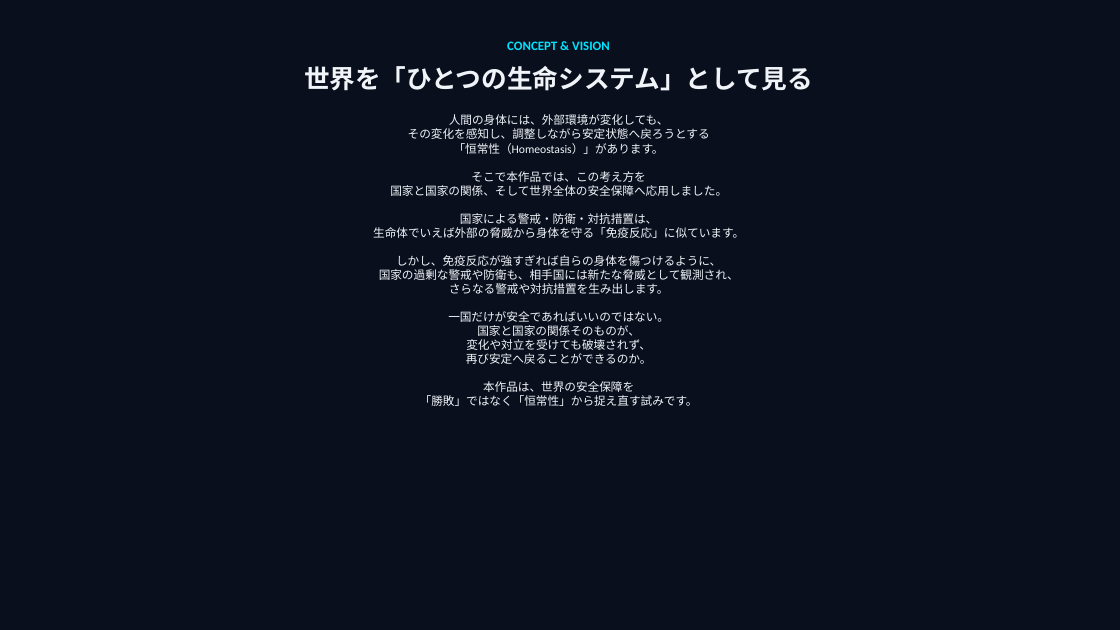
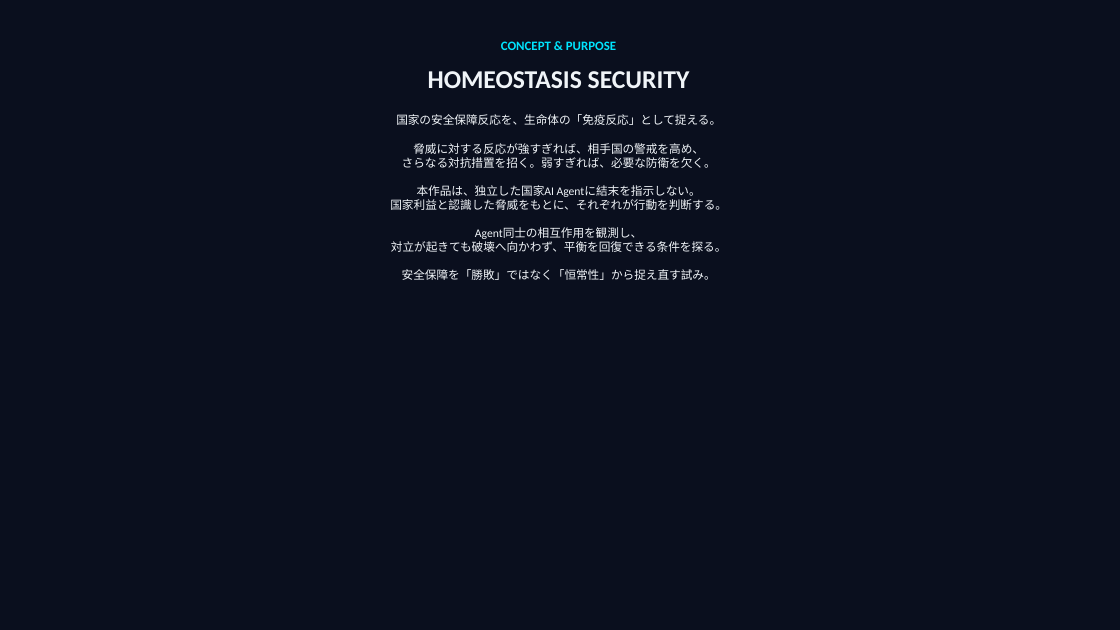
Before and after one commit to ryoryo3888/homeostasis-security, a slide deck: slide 1 of homeostasis_security_presentation(2).pptx. Drawn at 1120x630 pixels with LibreOffice and Linux fonts; fonts in the diff are those of the drawing. Boxes give left, top, right and bottom in pixels: in the first picture for what was removed or moved away, otherwise in the second. Text is boxed around its words. In the diff, an @@ line names an element or a change of style, - is before the commit and + after.

```diff
--- a/homeostasis_security_presentation(2).pptx
+++ b/homeostasis_security_presentation(2).pptx
@@ text at <box>501,41,616,50</box>: text changed @@
-CONCEPT & VISION
+CONCEPT & PURPOSE
@@ text at <box>428,71,690,88</box>: text changed @@
-世界を「ひとつの生命システム」として見る
+HOMEOSTASIS SECURITY
@@ text at <box>390,114,727,280</box>: text changed @@
-人間の身体には、外部環境が変化しても、
-その変化を感知し、調整しながら安定状態へ戻ろうとする
-「恒常性（Homeostasis）」があります。
-そこで本作品では、この考え方を
-国家と国家の関係、そして世界全体の安全保障へ応用しました。
-国家による警戒・防衛・対抗措置は、
-生命体でいえば外部の脅威から身体を守る「免疫反応」に似ています。
-しかし、免疫反応が強すぎれば自らの身体を傷つけるように、
-国家の過剰な警戒や防衛も、相手国には新たな脅威として観測され、
-さらなる警戒や対抗措置を生み出します。
-一国だけが安全であればいいのではない。
-国家と国家の関係そのものが、
-変化や対立を受けても破壊されず、
-再び安定へ戻ることができるのか。
-本作品は、世界の安全保障を
-「勝敗」ではなく「恒常性」から捉え直す試みです。
+国家の安全保障反応を、生命体の「免疫反応」として捉える。
+脅威に対する反応が強すぎれば、相手国の警戒を高め、
+さらなる対抗措置を招く。弱すぎれば、必要な防衛を欠く。
+本作品は、独立した国家AI Agentに結末を指示しない。
+国家利益と認識した脅威をもとに、それぞれが行動を判断する。
+Agent同士の相互作用を観測し、
+対立が起きても破壊へ向かわず、平衡を回復できる条件を探る。
+安全保障を「勝敗」ではなく「恒常性」から捉え直す試み。
```
Also in this commit, not shown: 1 other slide changed, 1 slide added, 1 slide removed, 1 other file.
